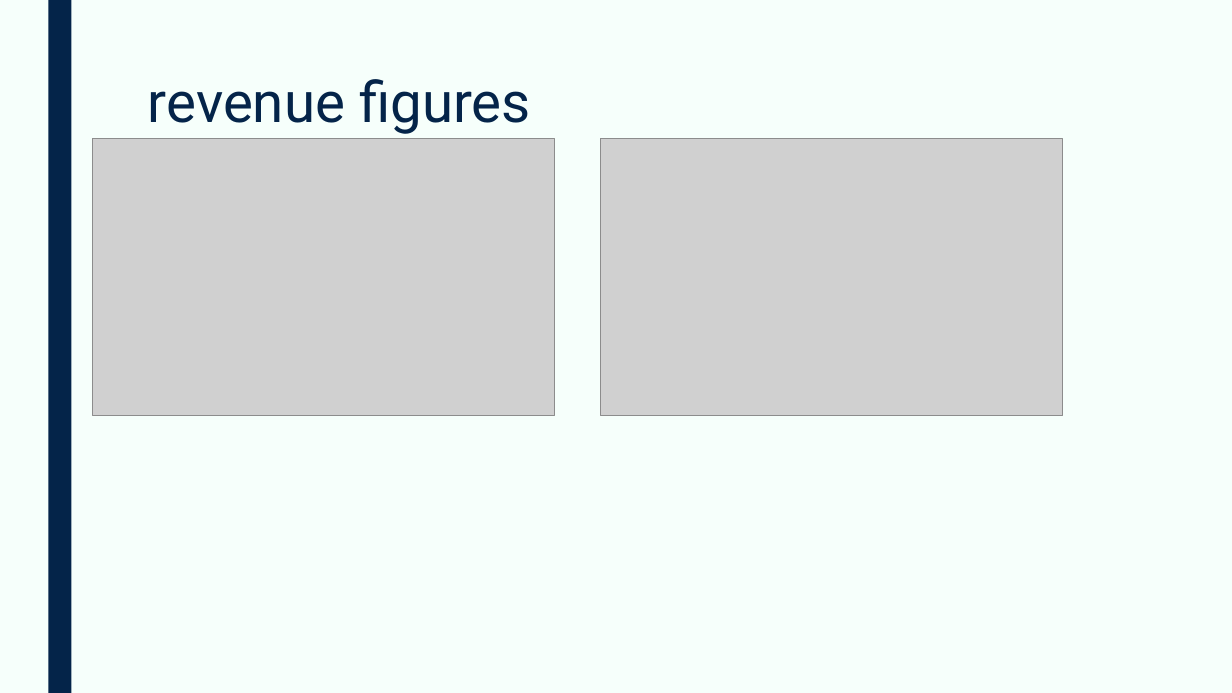
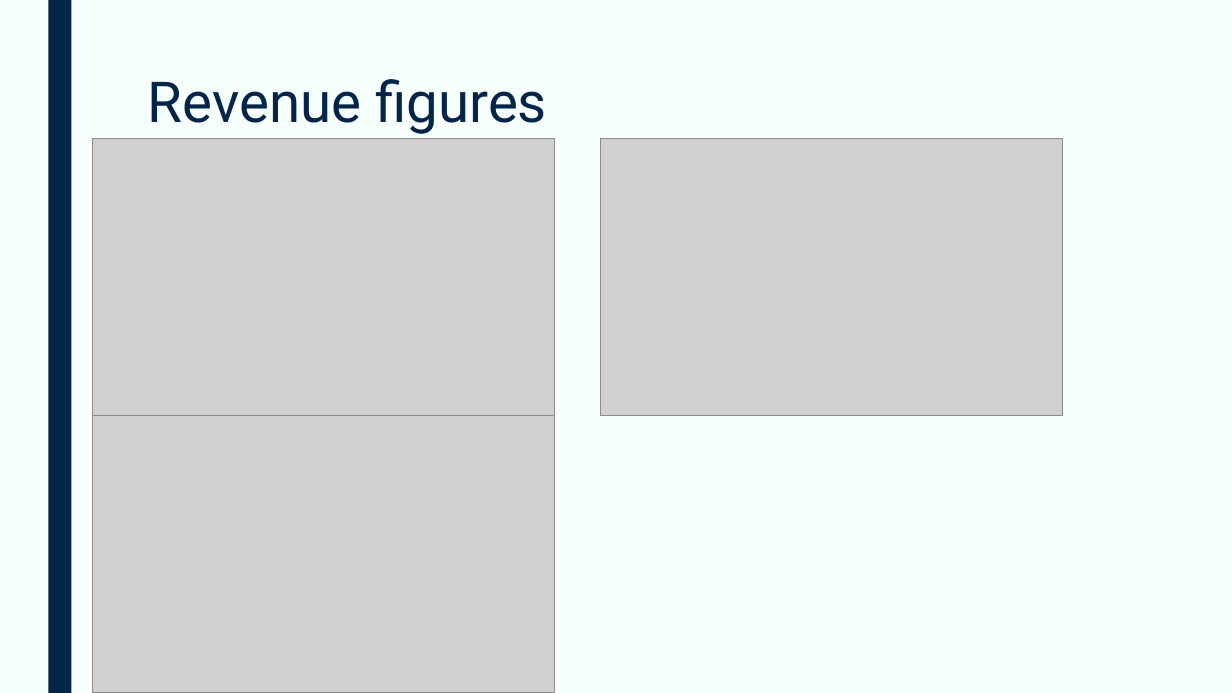
Before and after one commit to devangovind/AMUCLDISS, a slide deck: slide 4 of fastapi-backend/app/pres/output.pptx (slide 6 before the commit). Drawn at 1232x693 pixels with LibreOffice and Linux fonts; fonts in the diff are those of the drawing; grey boxes stand for pictures. Boxes give left, top, right and bottom in pixels: in the first picture for what was removed or moved away, otherwise in the second. Text is boxed around its words. In the diff, an @@ line names an element or a change of style, - is before the commit and + after.

```diff
--- a/fastapi-backend/app/pres/output.pptx
+++ b/fastapi-backend/app/pres/output.pptx
@@ title at (148,79,547,134): text changed @@
-revenue figures
+Revenue figures
@@ picture added at (92,416,555,693) @@
```
Also in this commit, not shown: 7 other slides changed, 1 slide added, 13 other files.
